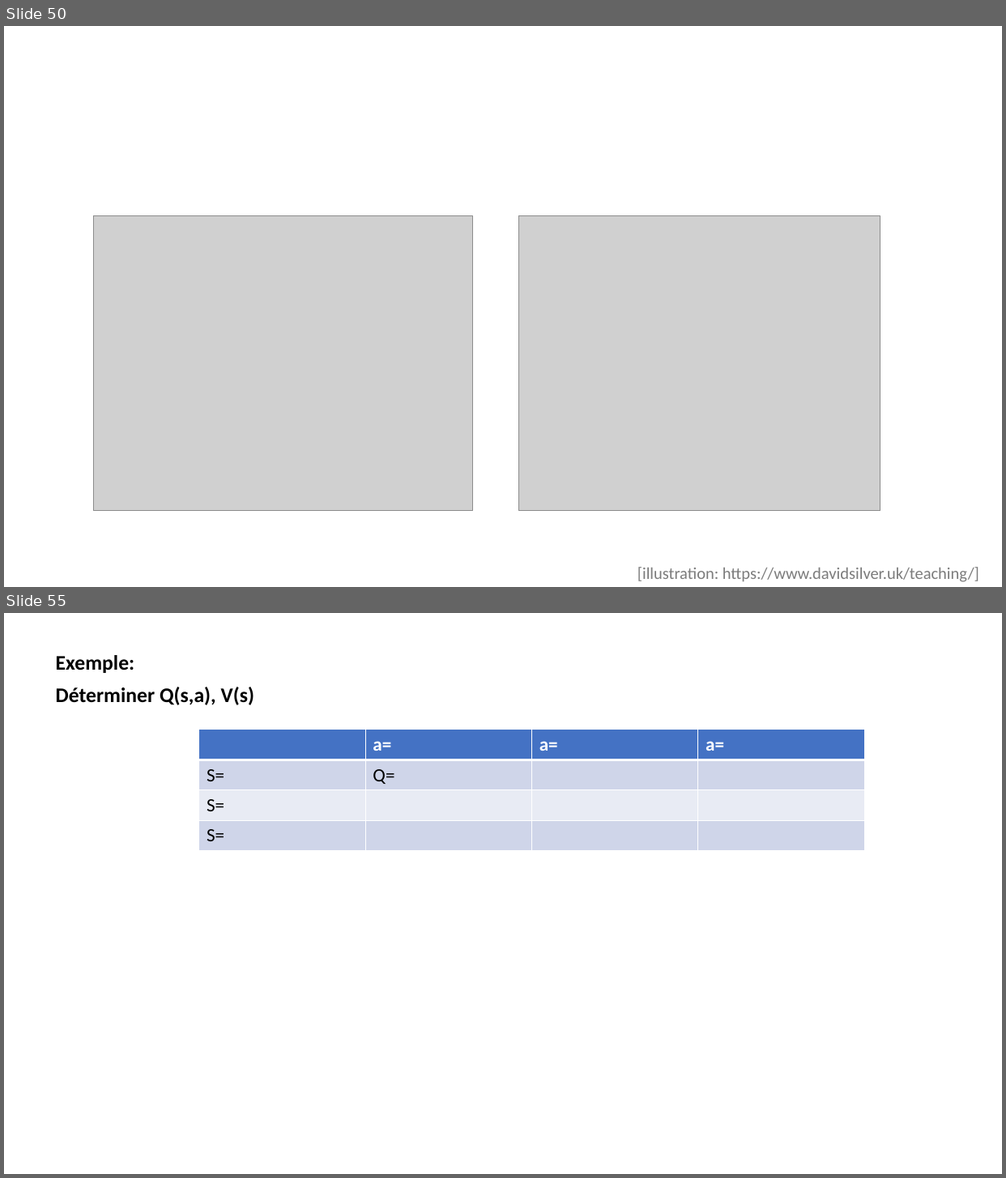
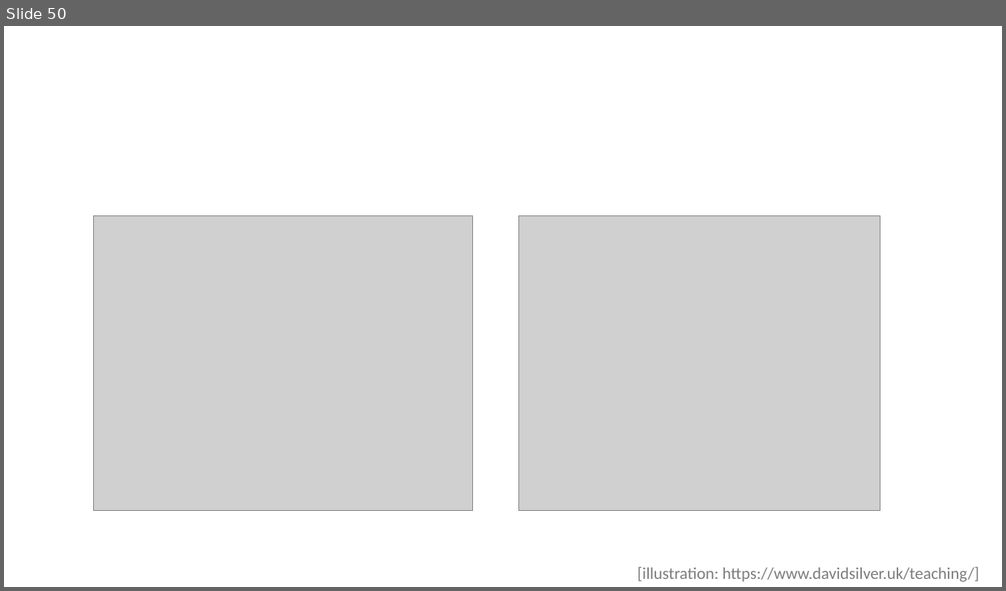
Before and after one commit to jolindien-git/jolindien-git.github.io, a slide deck: Intelligence Artificielle et Analyse de donnees.pptx. Shown one above the other, each under a label of ours: slides 50 and 55 before the commit, slide 50 after it; the slides between them are not shown. The pictures are 1006x1178 and 1006x591 pixels, drawn with LibreOffice and Linux fonts; fonts in the diff are those of the drawing; grey boxes stand for pictures. Boxes give left, top, right and bottom in pixels: in the first picture for what was removed or moved away, otherwise in the second. Text is boxed around its words. In the diff, an @@ line names an element or a change of style, - is before the commit and + after.

```diff
--- a/Intelligence Artificielle et Analyse de donnees.pptx
+++ b/Intelligence Artificielle et Analyse de donnees.pptx
@@ slide 55 removed at [4,613,1002,1174], background #FFFFFF @@
@@ text removed at [56,655,254,705] @@
-Exemple:
-Déterminer Q(s,a), V(s)
@@ table removed at [199,730,864,851], 4 rows, 4 columns @@
- | a= | a= | a=
-S= | Q= |  | 
-S= |  |  | 
-S= |  |  | 
```
Also in this commit, not shown: 2 slides changed, 5 slides added, 1 other file.
